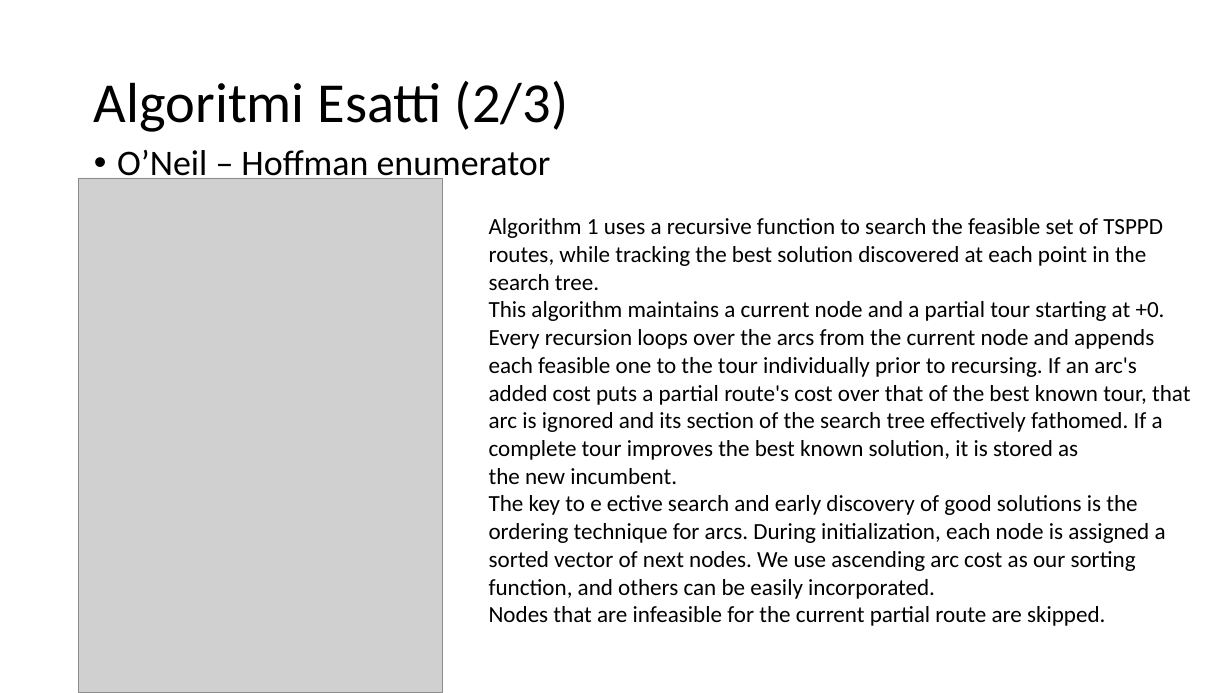
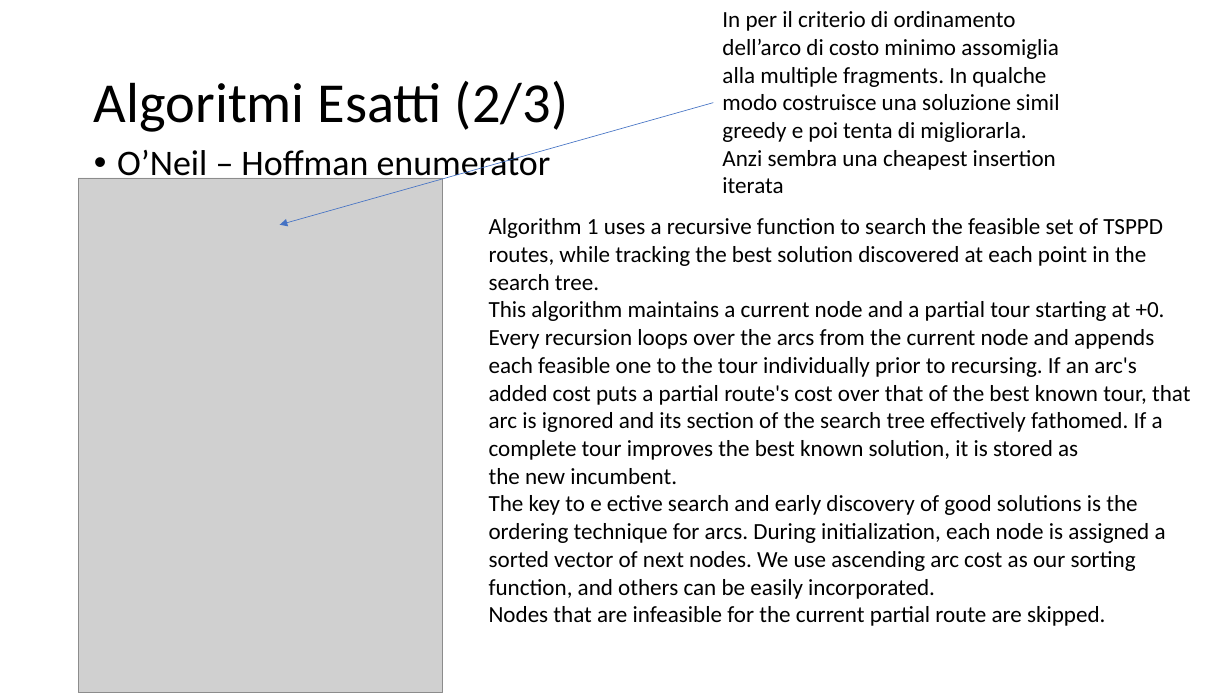
Before and after one commit to michele-vaccari/TSP-con-pick-up-and-delivery, a slide deck: slide 13 of doc/Draft.pptx. Drawn at 1232x693 pixels with LibreOffice and Linux fonts; fonts in the diff are those of the drawing; grey boxes stand for pictures. Boxes give left, top, right and bottom in pixels: in the first picture for what was removed or moved away, otherwise in the second. Text is boxed around its words. In the diff, an @@ line names an element or a change of style, - is before the commit and + after.

Commit message:
Add greedy template and greedy pickup first

```diff
--- a/doc/Draft.pptx
+++ b/doc/Draft.pptx
@@ text added at (722, 11, 1059, 193), 18 pt, text #000000 @@
+In per il criterio di ordinamento dell’arco di costo minimo assomiglia alla multiple fragments. In qualche modo costruisce una soluzione simil greedy e poi tenta di migliorarla.
+Anzi sembra una cheapest insertion iterata
@@ arrow added from (714, 103) to (280, 225), #4472C4 0.5 pt @@
```
Also in this commit, not shown: 5 other slides changed, 11 slides added, 4 other files.
